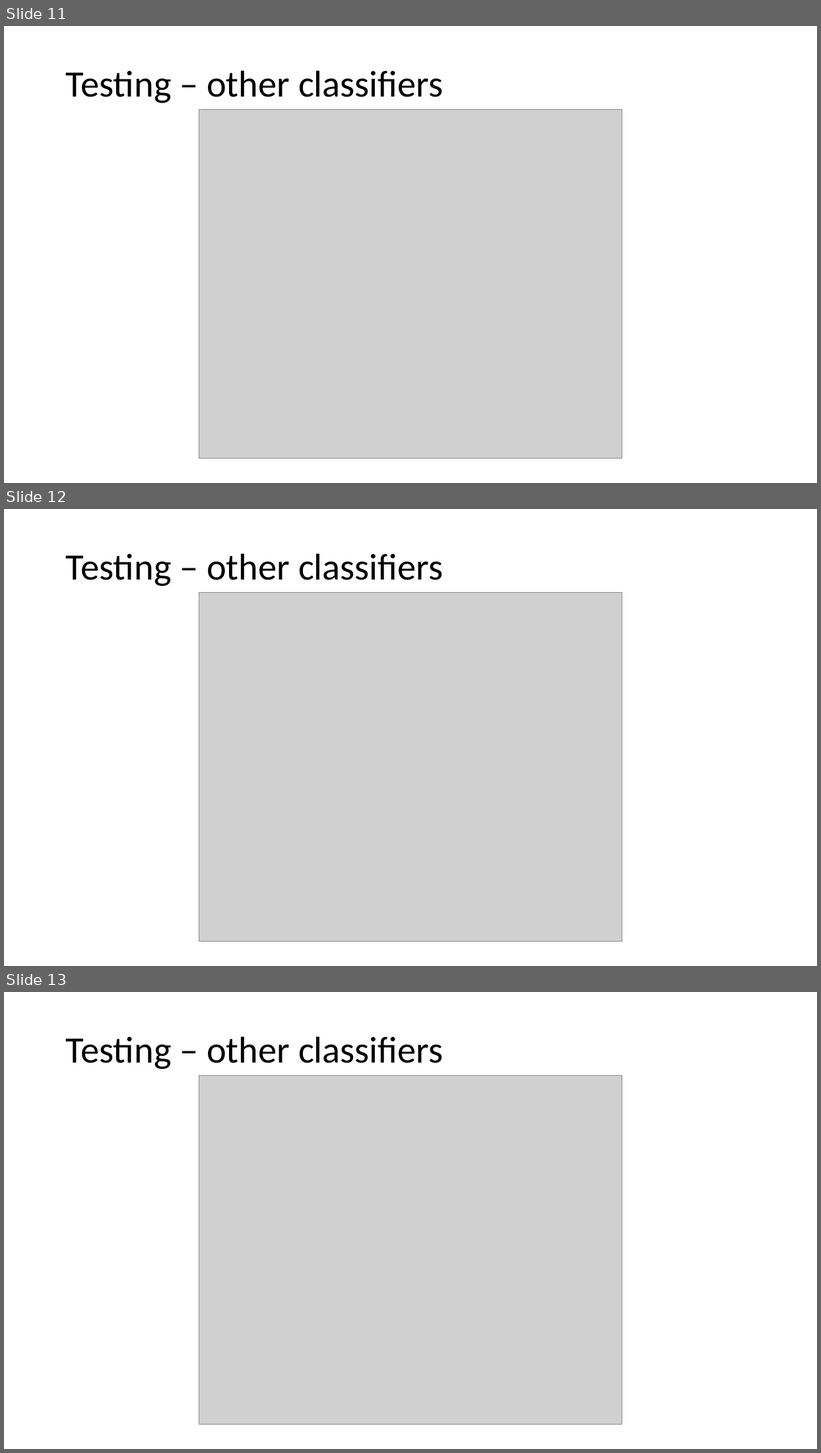
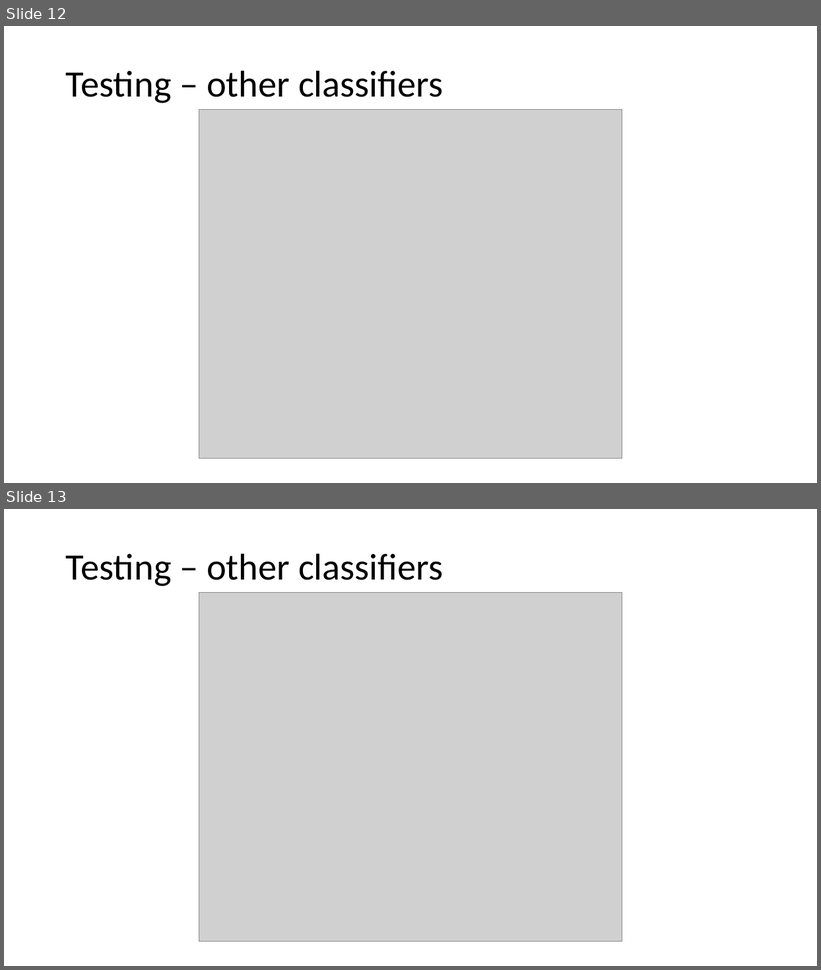
Before and after one commit to djikoSal/MarketGenie, a slide deck: Predicting commodities stocks.pptx. Shown one above the other, each under a label of ours: slides 11, 12 and 13 before the commit, slides 12 and 13 after it. The pictures are 821x1453 and 821x970 pixels, drawn with LibreOffice and Linux fonts; fonts in the diff are those of the drawing; grey boxes stand for pictures. Boxes give left, top, right and bottom in pixels: in the first picture for what was removed or moved away, otherwise in the second. Text is boxed around its words. In the diff, an @@ line names an element or a change of style, - is before the commit and + after.

```diff
--- a/Predicting commodities stocks.pptx
+++ b/Predicting commodities stocks.pptx
@@ slide 12 removed at (4,509,817,966), background #FFFFFF @@
@@ title removed at (66,553,444,586) @@
-Testing – other classifiers
@@ picture removed at (199,593,622,941) @@
@@ what was slide 11 is now slide 12 @@
```
Also in this commit, not shown: 1 slide changed, 1 slide added, 1 other file.
